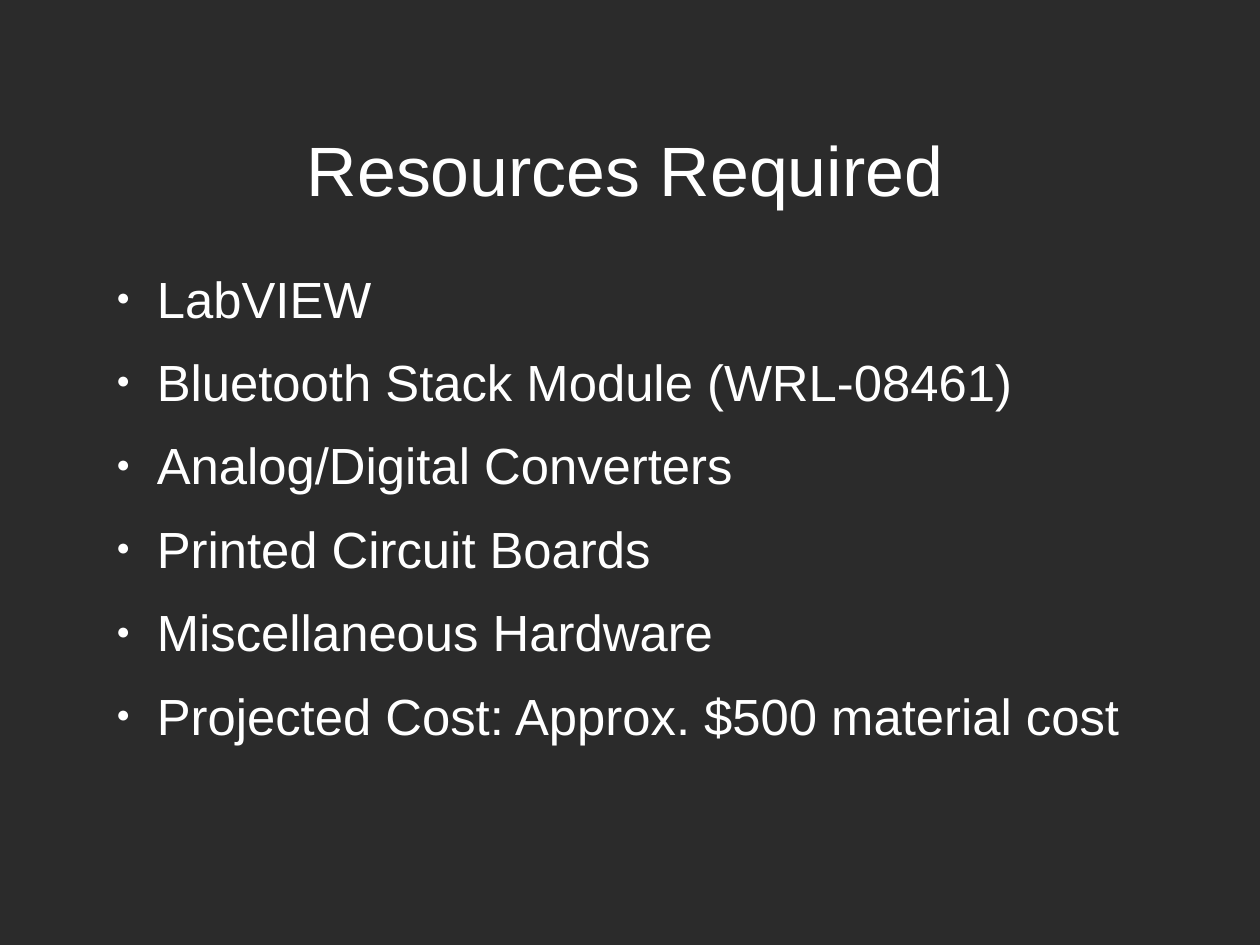
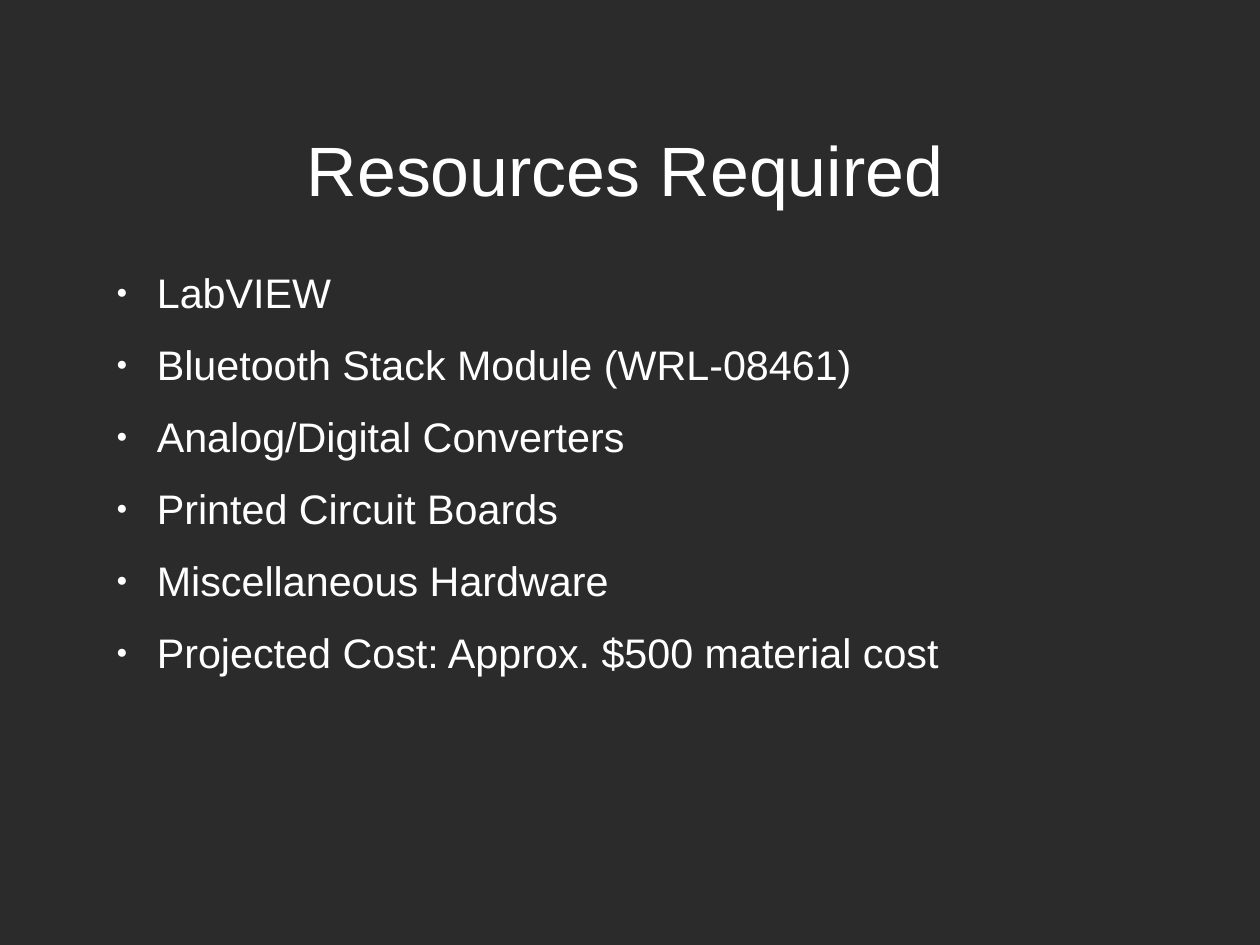
Before and after one commit to lordofhyphens/ece495a, a slide deck: slide 14 of Team 74 Proposal Presentation.odp (slide 11 before the commit). Drawn at 1260x945 pixels with LibreOffice and Linux fonts; fonts in the diff are those of the drawing; background and template pictures are left out; a plain dark background stands for a picture behind light text. Boxes give left, top, right and bottom in pixels: in the first picture for what was removed or moved away, otherwise in the second. Text is boxed around its words. In the diff, an @@ line names an element or a change of style, - is before the commit and + after.

```diff
--- a/Team 74 Proposal Presentation.odp
+++ b/Team 74 Proposal Presentation.odp
@@ text "LabVIEW" at (157, 278, 939, 676): size 32 to 26 pt @@
```
Also in this commit, not shown: 1 other slide changed, 5 slides added, 2 slides removed, 2 other files.
